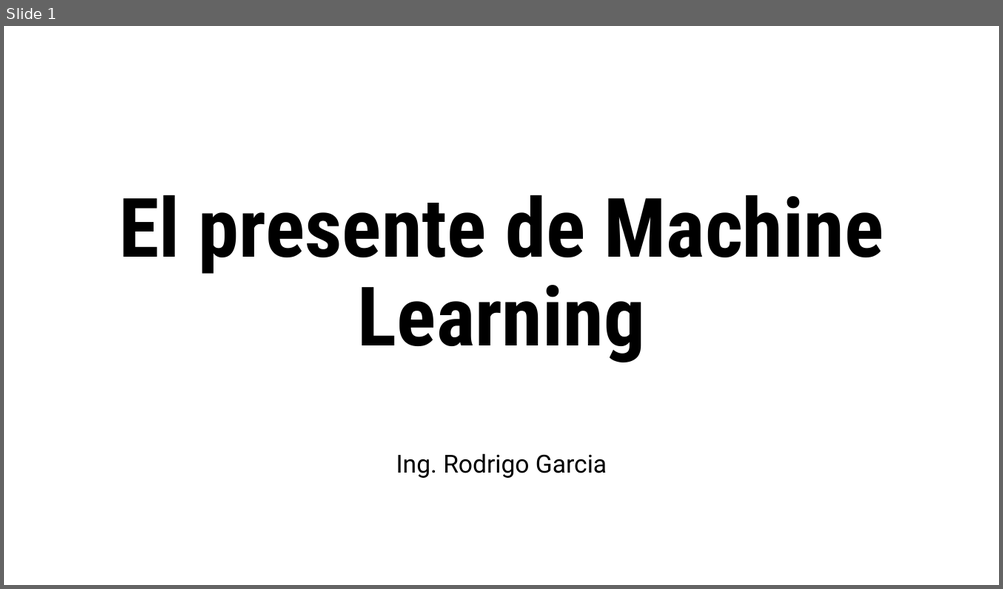
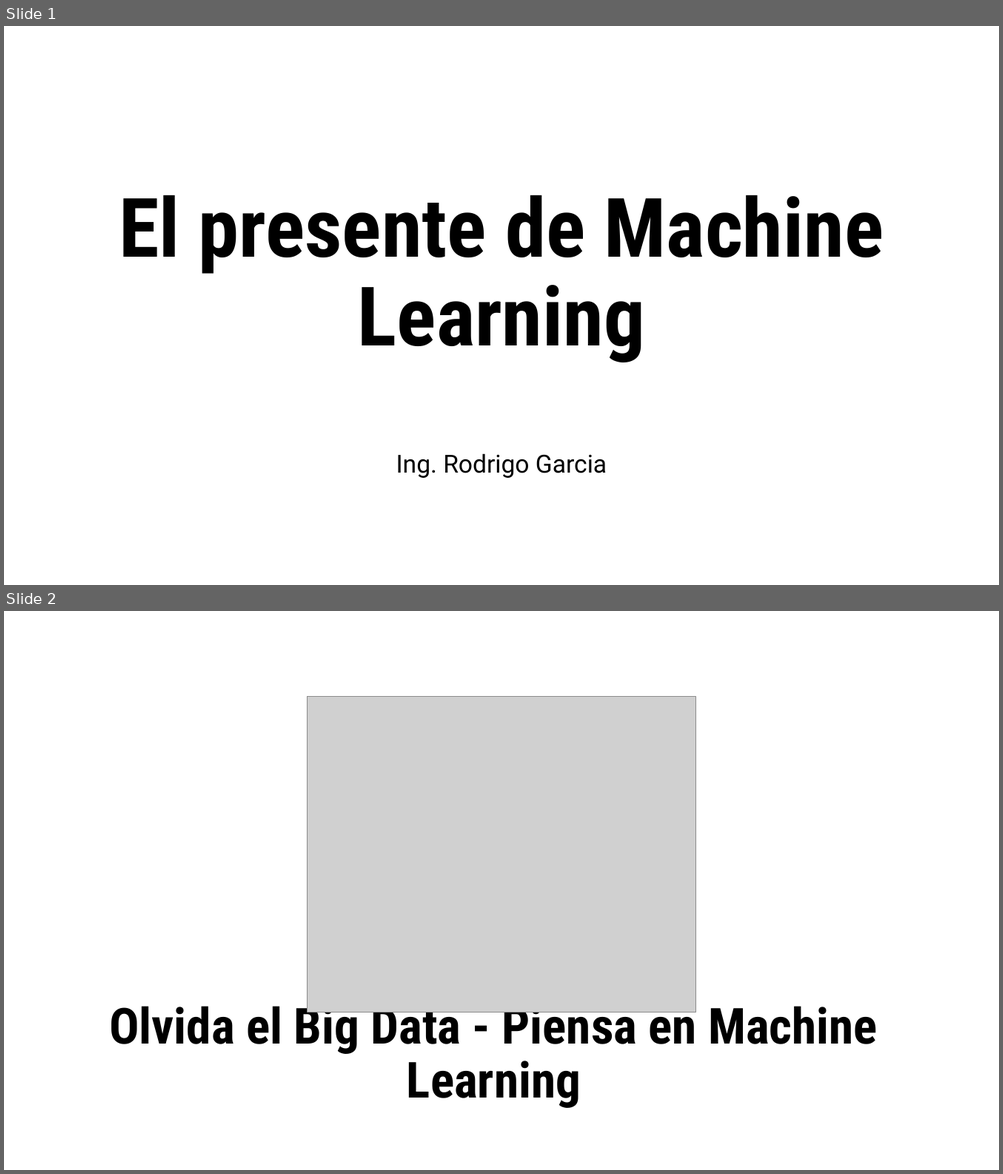
Before and after one commit to raxielh/Conferencias, a slide deck: El presente de Machine Learning.pptx. Shown one above the other, each under a label of ours: slide 1 before the commit, slides 1 and 2 after it. The pictures are 1003x589 and 1003x1174 pixels, drawn with LibreOffice and Linux fonts; fonts in the diff are those of the drawing; grey boxes stand for pictures. Boxes give left, top, right and bottom in pixels: in the first picture for what was removed or moved away, otherwise in the second. Text is boxed around its words. In the diff, an @@ line names an element or a change of style, - is before the commit and + after.

```diff
--- a/El presente de Machine Learning.pptx
+++ b/El presente de Machine Learning.pptx
@@ slide 2 added at bbox=[4, 611, 999, 1170], background #FFFFFF @@
@@ picture added at bbox=[307, 697, 696, 1012] @@
@@ title added at bbox=[109, 998, 877, 1108], 48 pt, text #000000, bold @@
+Olvida el Big Data - Piensa en Machine Learning
```
Also in this commit, not shown: 1 slide changed, 10 other slides added, 1 slide removed, 1 other file.
